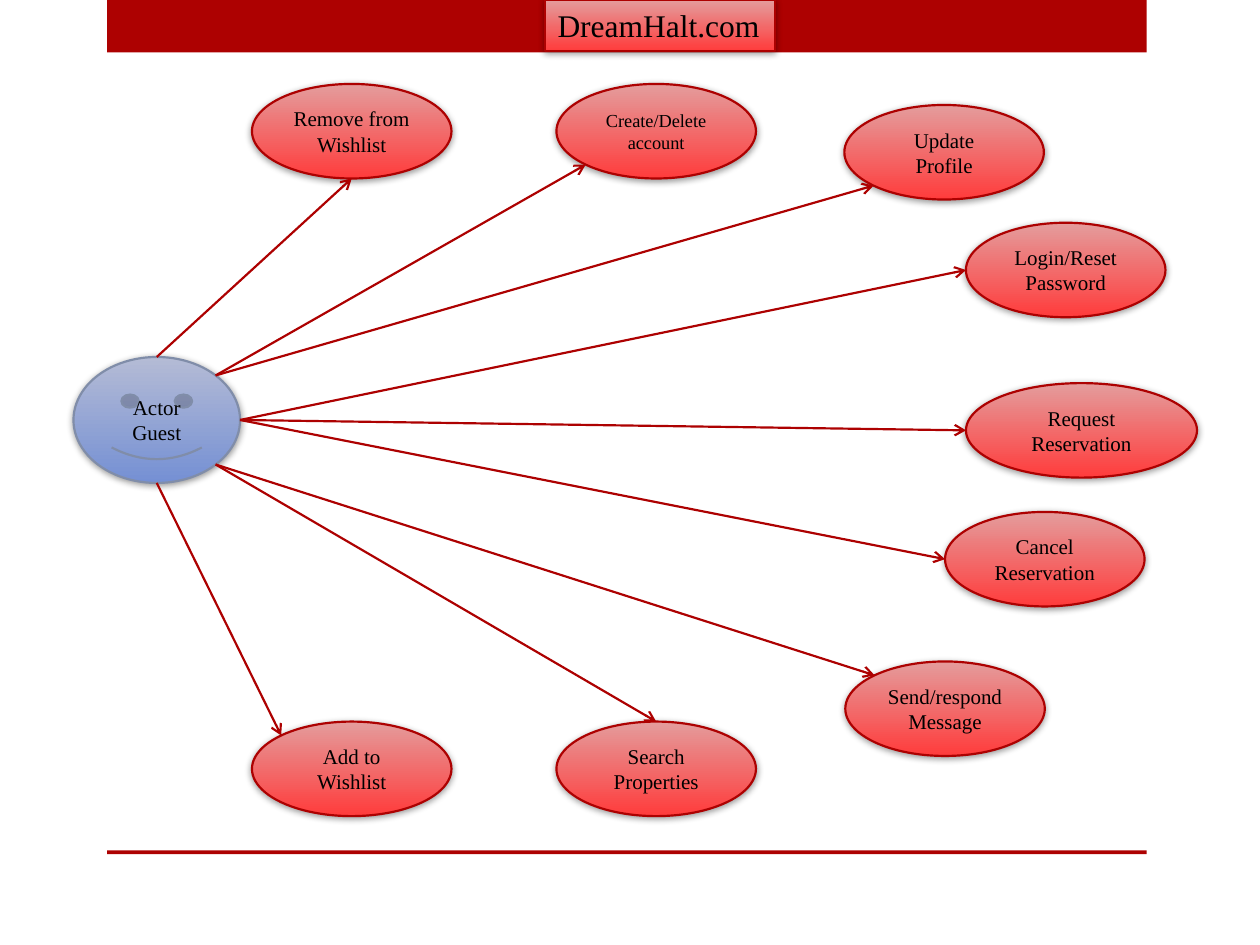
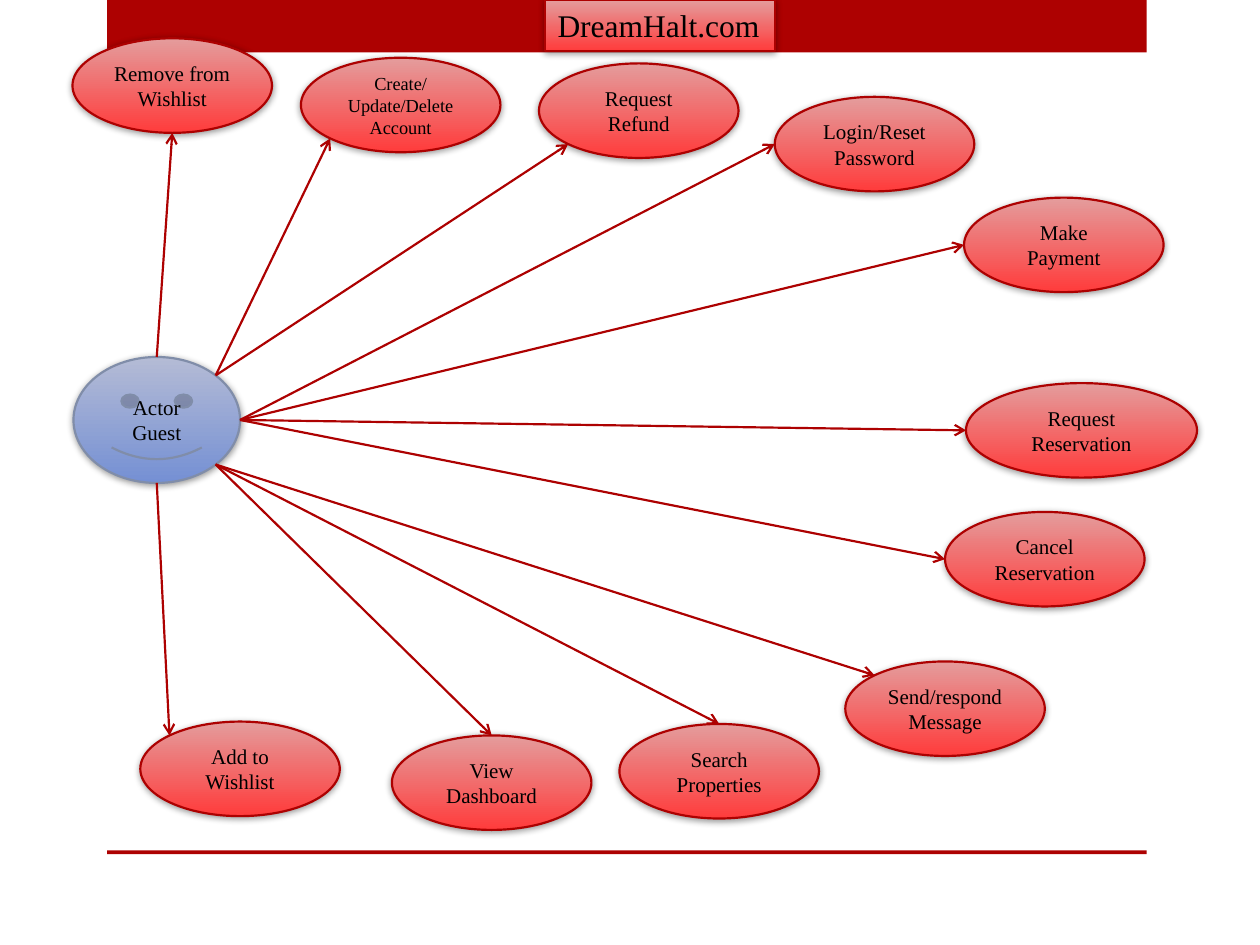
Before and after one commit to E-Home/Documentation, a slide deck: slide 2 of Use Cases/UseCaseDiagram.pptx. Drawn at 1260x945 pixels with LibreOffice and Linux fonts; fonts in the diff are those of the drawing; background and template pictures are left out. Boxes give left, top, right and bottom in pixels: in the first picture for what was removed or moved away, otherwise in the second. Text is boxed around its words. In the diff, an @@ line names an element or a change of style, - is before the commit and + after.

```diff
--- a/Use Cases/UseCaseDiagram.pptx
+++ b/Use Cases/UseCaseDiagram.pptx
@@ ellipse "Remove from Wishlist": place and size @@
-ellipse "Remove from Wishlist" at bbox=[252, 84, 451, 179]
+ellipse "Remove from Wishlist" at bbox=[73, 38, 272, 132]
@@ ellipse "Create/Update/Delete Account": place and size @@
-ellipse "Create/Update/Delete Account" at bbox=[557, 84, 756, 179]
+ellipse "Create/Update/Delete Account" at bbox=[301, 58, 500, 152]
@@ text in ellipse at bbox=[348, 78, 453, 134]: text changed @@
-Create/Delete account
+Create/Update/Delete Account
@@ ellipse added at bbox=[539, 63, 738, 158], fill gradient #E49D9D to #FF3D3D, outline #AD0101 1.25 pt, 12 pt, text #000000 @@
+Request Refund
@@ ellipse "Login/Reset Password": place and size @@
-ellipse "Login/Reset Password" at bbox=[966, 223, 1166, 318]
+ellipse "Login/Reset Password" at bbox=[775, 97, 974, 192]
@@ ellipse removed at bbox=[844, 105, 1043, 199] @@
-Update Profile
@@ arrow moved from (156, 357) - (352, 179) to (156, 357) - (173, 132) @@
@@ arrow moved from (215, 375) - (873, 185) to (215, 375) - (568, 144) @@
@@ arrow moved from (215, 375) - (586, 165) to (215, 375) - (330, 139) @@
@@ arrow moved from (241, 420) - (966, 270) to (241, 420) - (775, 144) @@
@@ ellipse added at bbox=[964, 198, 1163, 292], fill gradient #E49D9D to #FF3D3D, outline #AD0101 1.25 pt, 12 pt, text #000000 @@
+Make Payment
@@ arrow added from (241, 420) to (964, 244), #AD0101 1.25 pt @@
@@ arrow moved from (215, 465) - (656, 722) to (215, 465) - (719, 724) @@
@@ arrow added from (215, 465) to (491, 736), #AD0101 1.25 pt @@
@@ arrow moved from (156, 483) - (281, 736) to (156, 483) - (170, 736) @@
@@ ellipse "Add to Wishlist": place and size @@
-ellipse "Add to Wishlist" at bbox=[252, 722, 451, 816]
+ellipse "Add to Wishlist" at bbox=[140, 722, 339, 816]
@@ ellipse added at bbox=[392, 736, 591, 830], fill gradient #E49D9D to #FF3D3D, outline #AD0101 1.25 pt, 12 pt, text #000000 @@
+View Dashboard
@@ ellipse "Search Properties": place and size @@
-ellipse "Search Properties" at bbox=[557, 722, 756, 816]
+ellipse "Search Properties" at bbox=[620, 724, 819, 819]
```
Also in this commit, not shown: 2 other slides changed, 1 slide removed.
